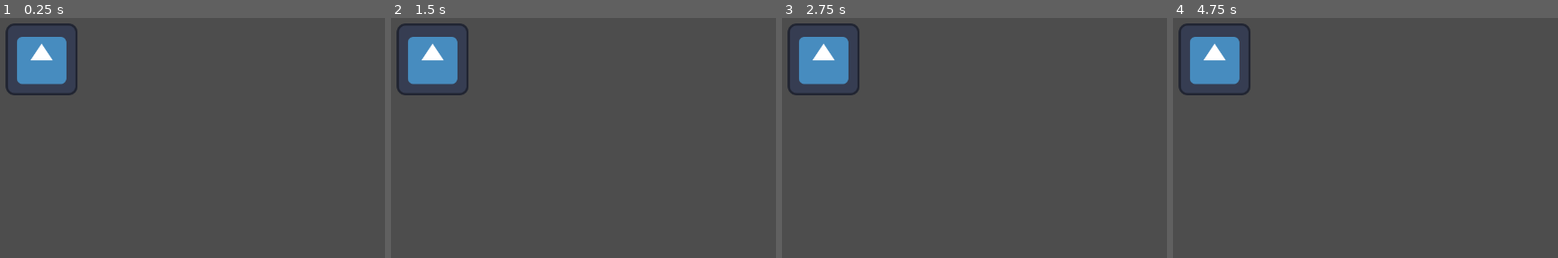
Above: before the commit, frames 1-4 (left to right).
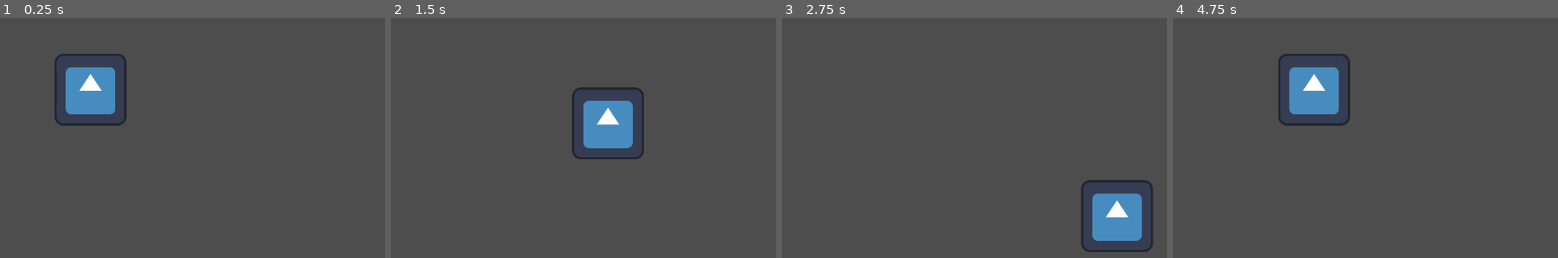
Above: after the commit, the same moments.

Repository: VenturiVen/GodotEssentials
Game: Godot game, scene res://_Scenes/firstArea.tscn
The game is run twice, just before and just after one commit, with the same random seed, the same clock (stepped at 60 frames per second) and the same inputs. The engine's default icon, where the game draws it, is replaced by a stand-in: a white triangle on a blue panel in a dark square.
Inputs:
- Up to frame 1 (0.25 s): no input
- Up to frame 2 (1.5 s): tap Enter at 0.5 s; hold D (move_right) 0.53-1.28 s; hold S (move_down) from 1.28 s (still down)
- Up to frame 3 (2.75 s): release S (move_down) at 2.03 s; hold D (move_right) from 2.03 s (still down)
- Up to frame 4 (4.75 s): release D (move_right) at 2.78 s; hold W (move_up) 2.78-3.53 s; hold A (move_left) from 3.53 s (still down)

The runs differ from the first frame. In frame 1, 6.2% of the frame differs, in the area x 1-33%, y 2-45%; in frame 2, 6.6%, in the area x 1-66%, y 2-59%; in frame 3, 6.4%; in frame 4, 6.6%.

Commit message:
Scripts for player, first area and enemy

Diff:
--- a/Scripts/player.gd
+++ b/Scripts/player.gd
@@ -2,18 +2,20 @@
 
 # To leave a comment, prefix a line with a '#'
 
-# This means we are getting the attributes of a Node2D
-# (Our 'Player' node is a Node2D)
-extends Node2D
+# This means we are getting the attributes of a CharacterBody2D
+# (Our 'Player' node is a CharacterBody2D)
+extends CharacterBody2D
 
 
-# Called when the node enters the scene tree for the first time.
+# func _ready() is called when the node enters the scene tree for the first time.
 func _ready() -> void:
 	pass # Replace with function body.
 
 
-# Called every frame. 'delta' is the elapsed time since the previous frame.
+# func _process() is called every frame. 'delta' is the elapsed time since the previous frame.
 	# delta is used for making movement and time-based operations
 	# consistent across different frame rates. (https://www.dragonflydb.io/faq/godot-when-to-use-delta)
 func _process(delta: float) -> void:
-	pass
+	var direction= Input.get_vector("move_left", "move_right", "move_up", "move_down")
+	velocity = direction * 300
+	move_and_slide()
--- a/_Scenes/enemy.tscn
+++ /dev/null
@@ -1,5 +0,0 @@
-[gd_scene format=3 uid="uid://da28ni8wua61o"]
-
-[node name="Enemy" type="Node2D"]
-
-[node name="Sprite2D" type="Sprite2D" parent="."]
--- a/_Scenes/firstArea.tscn
+++ b/_Scenes/firstArea.tscn
@@ -1,7 +1,52 @@
-[gd_scene load_steps=2 format=3 uid="uid://chvflhdhi0kyk"]
+[gd_scene load_steps=6 format=3 uid="uid://chvflhdhi0kyk"]
 
 [ext_resource type="PackedScene" uid="uid://cde3dsqqgtc5i" path="res://_Scenes/player.tscn" id="1_cko3r"]
+[ext_resource type="Script" path="res://Scripts/first_area.gd" id="1_o61h4"]
+
+[sub_resource type="RectangleShape2D" id="RectangleShape2D_448w4"]
+size = Vector2(50, 720)
+
+[sub_resource type="RectangleShape2D" id="RectangleShape2D_dpvba"]
+size = Vector2(1280, 50)
+
+[sub_resource type="RectangleShape2D" id="RectangleShape2D_wa1pw"]
+size = Vector2(1297, 50)
 
 [node name="FirstArea" type="Node2D"]
+script = ExtResource("1_o61h4")
 
 [node name="Player" parent="." instance=ExtResource("1_cko3r")]
+position = Vector2(649, 382)
+
+[node name="Border" type="Node2D" parent="."]
+
+[node name="LeftSide" type="StaticBody2D" parent="Border"]
+
+[node name="CollisionShape2D" type="CollisionShape2D" parent="Border/LeftSide"]
+position = Vector2(-23, 363)
+shape = SubResource("RectangleShape2D_448w4")
+
+[node name="RightSide" type="StaticBody2D" parent="Border"]
+
+[node name="CollisionShape2D" type="CollisionShape2D" parent="Border/RightSide"]
+position = Vector2(1297, 361)
+shape = SubResource("RectangleShape2D_448w4")
+
+[node name="Bottom" type="StaticBody2D" parent="Border"]
+
+[node name="CollisionShape2D" type="CollisionShape2D" parent="Border/Bottom"]
+position = Vector2(642, 740)
+shape = SubResource("RectangleShape2D_dpvba")
+
+[node name="Top" type="StaticBody2D" parent="Border"]
+
+[node name="CollisionShape2D" type="CollisionShape2D" parent="Border/Top"]
+position = Vector2(645, -22)
+shape = SubResource("RectangleShape2D_wa1pw")
+
+[node name="Timer" type="Timer" parent="."]
+autostart = true
+
+[node name="Enemies" type="Node2D" parent="."]
+
+[connection signal="timeout" from="Timer" to="." method="_on_timer_timeout"]
--- a/_Scenes/player.tscn
+++ b/_Scenes/player.tscn
@@ -1,11 +1,16 @@
-[gd_scene load_steps=3 format=3 uid="uid://cde3dsqqgtc5i"]
+[gd_scene load_steps=4 format=3 uid="uid://cde3dsqqgtc5i"]
 
 [ext_resource type="Texture2D" uid="uid://5fcgut0w4326" path="res://icon.svg" id="1_h8pp8"]
 [ext_resource type="Script" path="res://Scripts/player.gd" id="1_tlxy2"]
 
-[node name="Player" type="Node2D"]
+[sub_resource type="RectangleShape2D" id="RectangleShape2D_rao0k"]
+
+[node name="Player" type="CharacterBody2D"]
 script = ExtResource("1_tlxy2")
 
 [node name="Sprite2D" type="Sprite2D" parent="."]
-position = Vector2(562, 328)
 texture = ExtResource("1_h8pp8")
+
+[node name="CollisionShape2D" type="CollisionShape2D" parent="."]
+scale = Vector2(5.79, 5.79)
+shape = SubResource("RectangleShape2D_rao0k")
